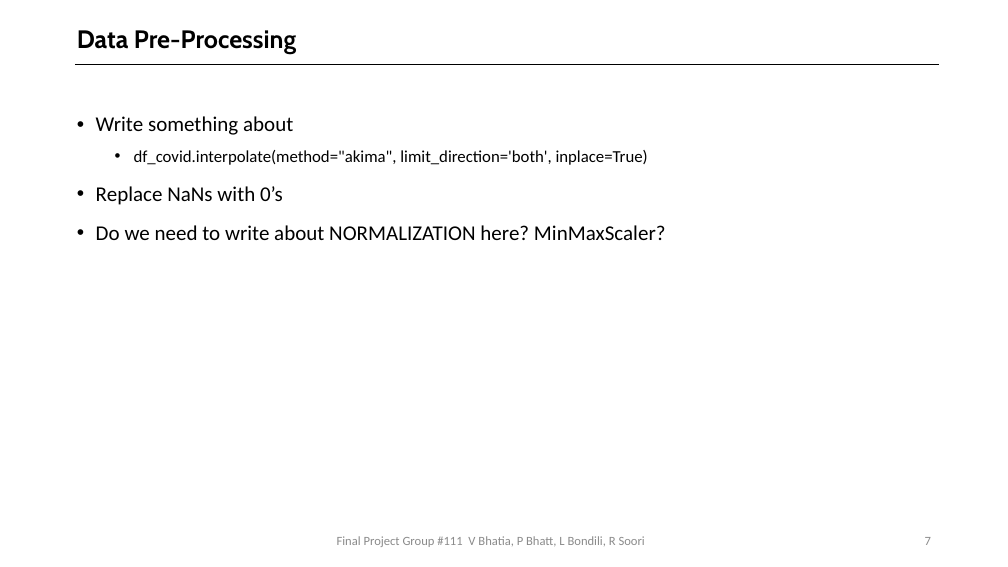
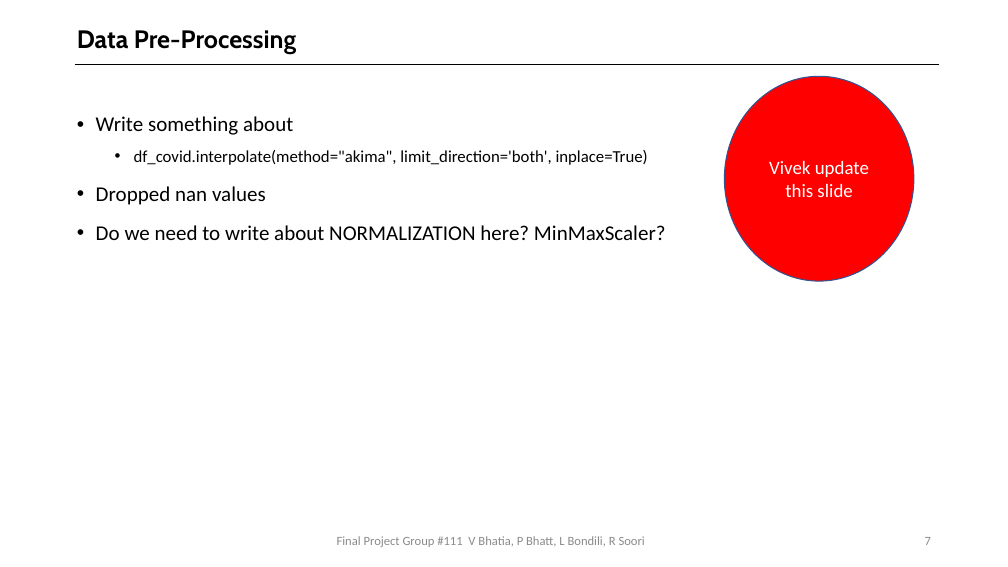
Before and after one commit to bhatiavr/cs109b-final-project-111, a slide deck: slide 7 of docs/Forecasting COVID-19 Cases Using SARS-Cov-2 Titers in Wastewater.pptx. Drawn at 1008x567 pixels with LibreOffice and Linux fonts; fonts in the diff are those of the drawing. Boxes give left, top, right and bottom in pixels: in the first picture for what was removed or moved away, otherwise in the second. Text is boxed around its words. In the diff, an @@ line names an element or a change of style, - is before the commit and + after.

```diff
--- a/docs/Forecasting COVID-19 Cases Using SARS-Cov-2 Titers in Wastewater.pptx
+++ b/docs/Forecasting COVID-19 Cases Using SARS-Cov-2 Titers in Wastewater.pptx
@@ ellipse added at (724, 76, 914, 281), fill #FF0000, outline #325491 1 pt, 18 pt, text #FFFFFF @@
+Vivek update this slide
@@ text at (96, 186, 266, 205): text changed @@
-• Replace NaNs with 0’s
+• Dropped nan values
```
Also in this commit, not shown: 17 other slides changed, 1 slide removed, 1 other file.
